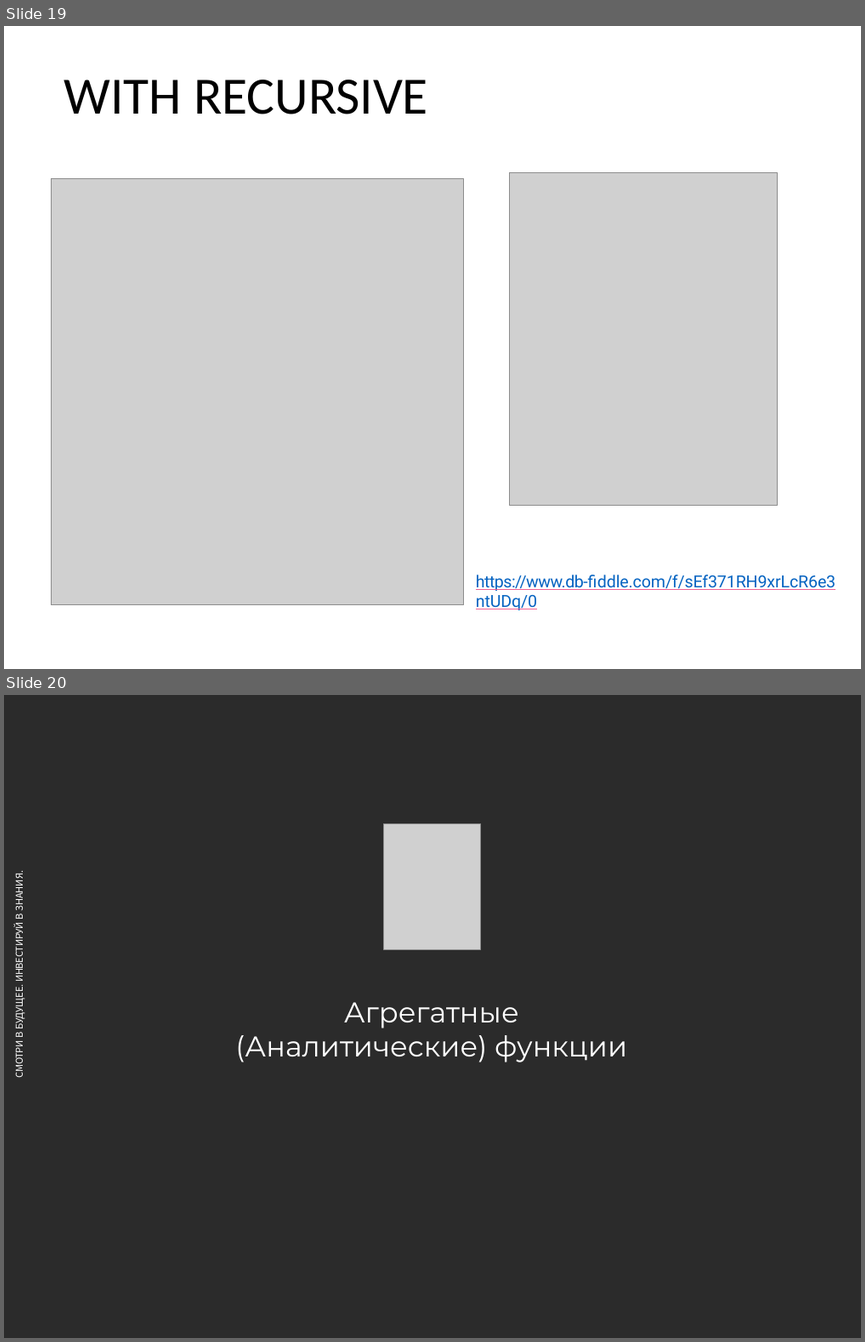
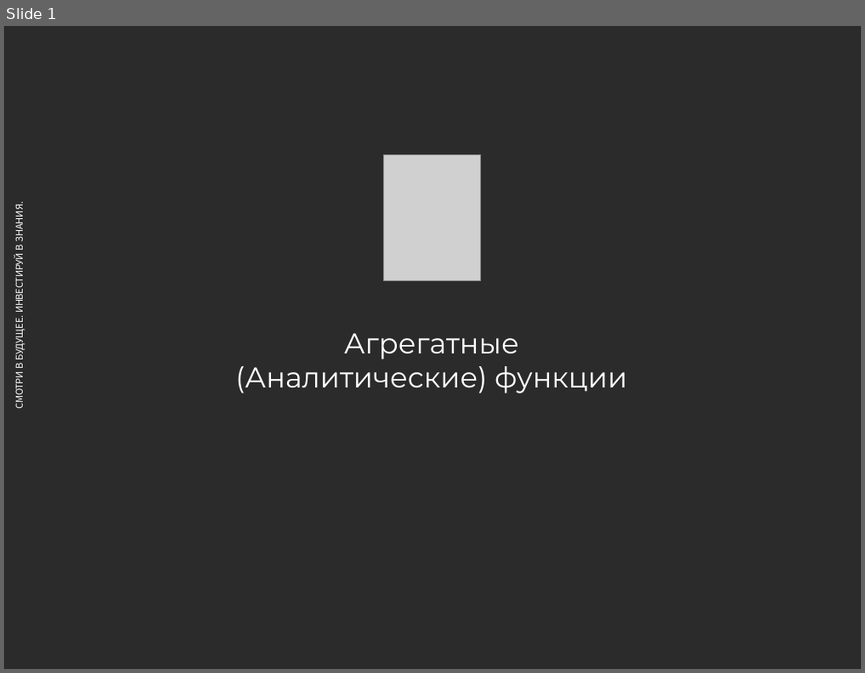
Before and after one commit to andreyzhurlov/ais_postgresql_course_v2, a slide deck: lecture_06/06_Группировки_и_Агрегация.pptx. Shown one above the other, each under a label of ours: slides 19 and 20 before the commit, slide 1 after it. The pictures are 865x1342 and 865x673 pixels, drawn with LibreOffice and Linux fonts; fonts in the diff are those of the drawing; grey boxes stand for pictures; background and template pictures are left out; a plain dark background stands for a picture behind light text. Boxes give left, top, right and bottom in pixels: in the first picture for what was removed or moved away, otherwise in the second. Text is boxed around its words. In the diff, an @@ line names an element or a change of style, - is before the commit and + after.

```diff
--- a/lecture_06/06_Группировки_и_Агрегация.pptx
+++ b/lecture_06/06_Группировки_и_Агрегация.pptx
@@ slide 19 removed at (4, 26, 861, 669), background #FFFFFF @@
@@ title removed at (64, 80, 428, 114) @@
-WITH RECURSIVE
@@ picture removed at (51, 178, 464, 605) @@
@@ picture removed at (510, 172, 777, 505) @@
@@ text removed at (476, 574, 835, 610) @@
-https://www.db-fiddle.com/f/sEf371RH9xrLcR6e3 ntUDq/0
@@ what was slide 20 is now slide 1 @@
```
Also in this commit, not shown: 18 other slides removed.
